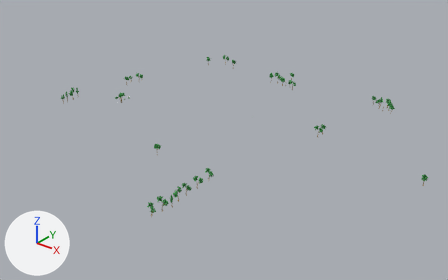
Before and after pictures for a commit that changed the FBX model Assets/Models/Level/trees.fbx.
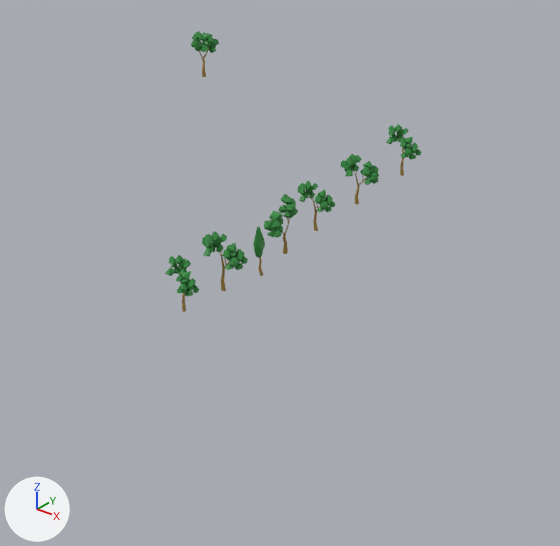
The first picture shows the older version from a 50 mm lens placed at (0.33, -12.27, 6.01), pointed at (-7.71, -2.22, -0.22). The close-ups show both versions on the part from 23% to 56% of the width and 48% to 99% of the height of that picture; other places that the commit changed are outside them. The axes (+X, +Y, +Z) are drawn at lower left. The lights are the same throughout. Where no turn or scale is listed for an object, it has been applied to the vertices.

Objects in the first close-up: 'tree29', 'tree30', 'tree31', 'tree32', 'tree33', 'tree34', 'tree40'.
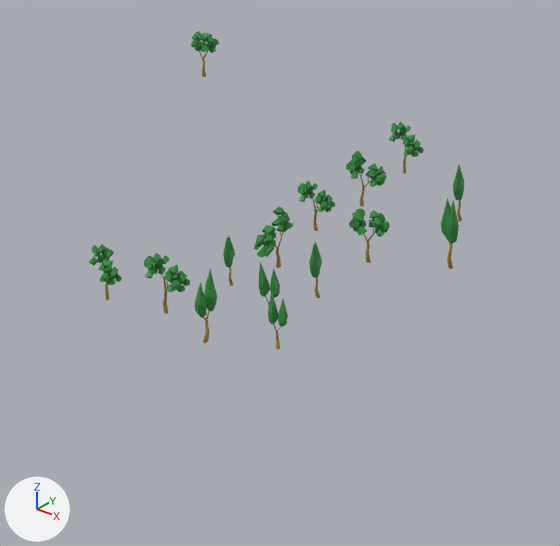
Where the change shows, as pixel boxes [x1, y1, x2, y2] in the close-ups (560 x 546 px):
'tree33', moved: before [202, 231, 248, 291]; after [144, 253, 190, 314]
'tree34', moved: before [165, 255, 200, 312]; after [88, 244, 122, 300]
'tree32', moved: before [264, 194, 298, 254]; after [254, 207, 293, 268]
'tree30', moved: before [341, 154, 379, 205]; after [346, 151, 387, 207]
'tree29', moved: before [386, 124, 421, 176]; after [389, 122, 424, 174]
'tree79', added (green): after [349, 208, 389, 263]
'tree54', added (green): after [195, 269, 217, 343]
'tree50', added (green): after [441, 198, 459, 269]
'tree40', moved: before [253, 227, 265, 276]; after [223, 235, 235, 286]
'tree53', added (green): after [268, 290, 288, 349]
'tree51', added (green): after [259, 262, 280, 307]
'tree52', added: after [309, 241, 322, 298]
'tree49', added: after [453, 165, 464, 221]

Diff of the bpy script that builds the scene:
```diff
--- a/Assets/Models/Level/trees.fbx.py
+++ b/Assets/Models/Level/trees.fbx.py
@@ ob_tree29 @@
 ob_tree29 = bpy.data.objects.new('tree29', me_mesh_020)
-ob_tree29.location = (-6.502, -4.183, 0.12)
+ob_tree29.location = (-6.508, -4.155, 0.12)
@@ ob_tree34 @@
 ob_tree34 = bpy.data.objects.new('tree34', me_mesh_025)
-ob_tree34.location = (-6.502, -5.763, 0.098)
+ob_tree34.location = (-6.87, -5.9, 0.081)
@@ ob_tree32 @@
 ob_tree32 = bpy.data.objects.new('tree32', me_mesh_023)
-ob_tree32.location = (-6.467, -5.117, 0.12)
+ob_tree32.location = (-6.422, -5.216, 0.106)
@@ ob_tree33 @@
 ob_tree33 = bpy.data.objects.new('tree33', me_mesh_024)
-ob_tree33.location = (-6.473, -5.525, 0.12)
+ob_tree33.location = (-6.57, -5.809, 0.101)
@@ ob_tree40 @@
 ob_tree40 = bpy.data.objects.new('tree40', me_mesh_031)
-ob_tree40.location = (-6.428, -5.332, 0.112)
+ob_tree40.location = (-6.479, -5.484, 0.112)
@@ ob_tree30 @@
 ob_tree30 = bpy.data.objects.new('tree30', me_mesh_021)
-ob_tree30.location = (-6.502, -4.527, 0.111)
+ob_tree30.location = (-6.467, -4.527, 0.111)
@@ ob_tree52 @@
+ob_tree52 = bpy.data.objects.new('tree52', me_mesh_040)  # 78 vertices, 138 faces; spans x -0.04..0.04, y -0.05..0.05, z -0.147..0.181; in mat_trees_green (green #338b40), mat_tree_bark__brown (brown #a3813c)
+ob_tree52.location = (-6.138, -5.258, 0.082)
@@ ob_tree50 @@
+ob_tree50 = bpy.data.objects.new('tree50', me_mesh_038_1)  # 78 vertices, 138 faces; spans x -0.063..0.06, y -0.052..0.056, z -0.186..0.23; in mat_trees_green (green #338b40), mat_tree_bark__brown (brown #a3813c)
+ob_tree50.location = (-5.821, -4.649, 0.109)
@@ ob_tree49 @@
+ob_tree49 = bpy.data.objects.new('tree49', me_mesh_037_1)  # 78 vertices, 138 faces; spans x -0.042..0.042, y -0.052..0.052, z -0.153..0.19; in mat_trees_green (green #338b40), mat_tree_bark__brown (brown #a3813c)
+ob_tree49.location = (-6.024, -4.329, 0.12)
@@ ob_tree53 @@
+ob_tree53 = bpy.data.objects.new('tree53', me_mesh_041)  # 78 vertices, 138 faces; spans x -0.046..0.047, y -0.026..0.034, z -0.131..0.163; in mat_trees_green (green #338b40), mat_tree_bark__brown (brown #a3813c)
+ob_tree53.location = (-6.006, -5.67, 0.066)
@@ ob_tree79 @@
+ob_tree79 = bpy.data.objects.new('tree79', me_mesh_063)  # 306 vertices, 512 faces; spans x -0.061..0.081, y -0.107..0.111, z -0.139..0.173; in mat_tree_bark__brown (brown #a3813c), mat_trees_green (green #338b40)
+ob_tree79.location = (-6.164, -4.853, 0.073)
@@ ob_tree51 @@
+ob_tree51 = bpy.data.objects.new('tree51', me_mesh_039_1)  # 78 vertices, 138 faces; spans x -0.049..0.048, y -0.035..0.037, z -0.14..0.173; in mat_trees_green (green #338b40), mat_tree_bark__brown (brown #a3813c)
+ob_tree51.location = (-6.179, -5.536, 0.082)
@@ ob_tree54 @@
+ob_tree54 = bpy.data.objects.new('tree54', me_mesh_042)  # 78 vertices, 138 faces; spans x -0.032..0.032, y -0.062..0.057, z -0.165..0.204; in mat_trees_green (green #338b40), mat_tree_bark__brown (brown #a3813c)
+ob_tree54.location = (-6.276, -5.846, 0.111)
```
